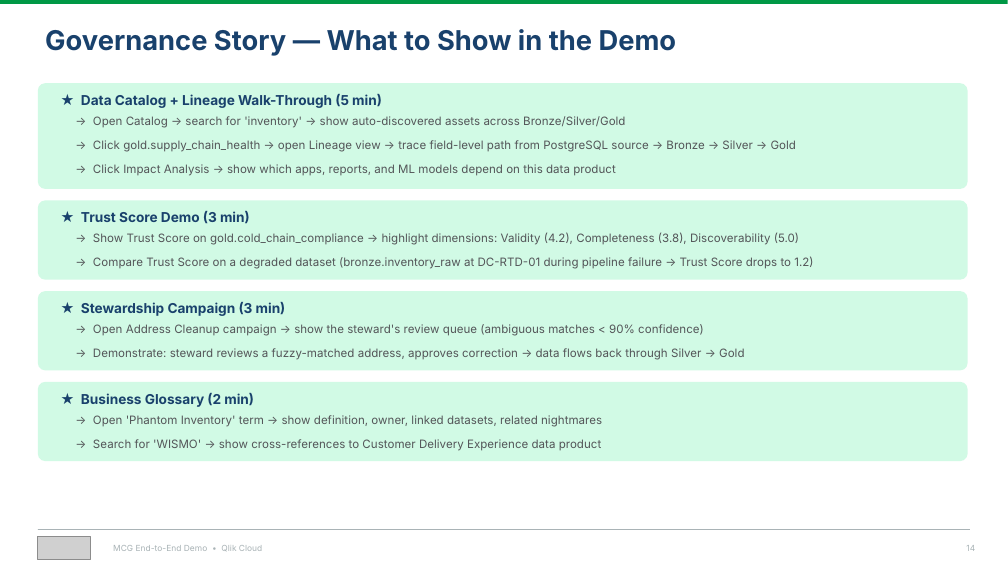
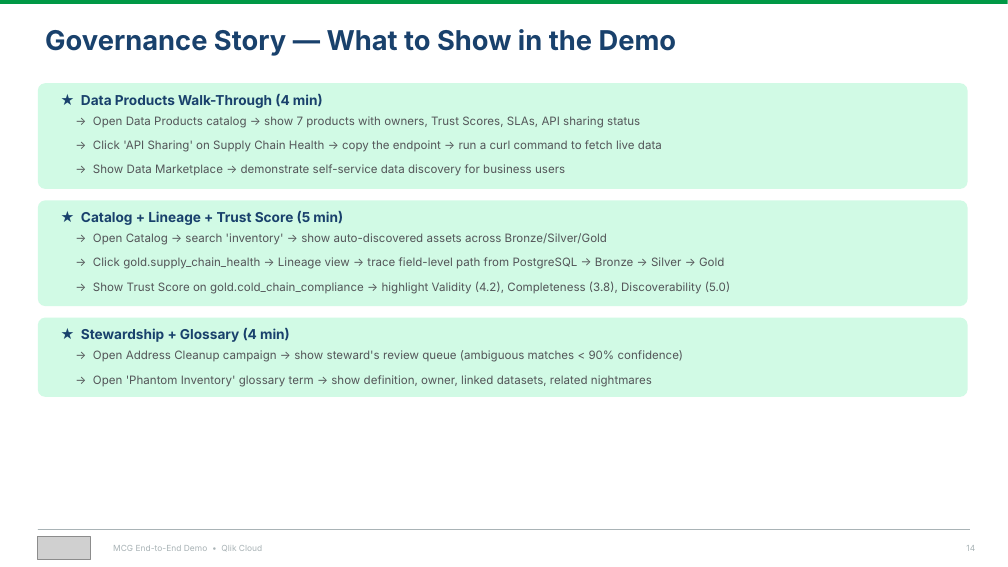
Before and after one commit to robertschoenfeldqlik/meridan_retail_group_qlik_demo_assets, a slide deck: slide 14 of MCG_Demo_Overview_Four_Stories.pptx. Drawn at 1008x567 pixels with LibreOffice and Linux fonts; fonts in the diff are those of the drawing; grey boxes stand for pictures. Boxes give left, top, right and bottom in pixels: in the first picture for what was removed or moved away, otherwise in the second. Text is boxed around its words. In the diff, an @@ line names an element or a change of style, - is before the commit and + after.

```diff
--- a/MCG_Demo_Overview_Four_Stories.pptx
+++ b/MCG_Demo_Overview_Four_Stories.pptx
@@ text at (x1=81, y1=94, x2=323, y2=108): text changed @@
-★ Data Catalog + Lineage Walk-Through (5 min)
+★ Data Products Walk-Through (4 min)
@@ text at (x1=93, y1=116, x2=640, y2=128): text changed @@
-→ Open Catalog → search for 'inventory' → show auto-discovered assets across Bronze/Silver/Gold
+→ Open Data Products catalog → show 7 products with owners, Trust Scores, SLAs, API sharing status
@@ text at (x1=93, y1=140, x2=662, y2=152): text changed @@
-→ Click gold.supply_chain_health → open Lineage view → trace field-level path from PostgreSQL source → Bronze → Silver → Gold
+→ Click 'API Sharing' on Supply Chain Health → copy the endpoint → run a curl command to fetch live data
@@ text at (x1=93, y1=164, x2=565, y2=176): text changed @@
-→ Click Impact Analysis → show which apps, reports, and ML models depend on this data product
+→ Show Data Marketplace → demonstrate self-service data discovery for business users
@@ rounded rectangle resized from (x1=38, y1=200, x2=968, y2=280) to (x1=38, y1=200, x2=968, y2=306) @@
@@ rounded rectangle at (x1=38, y1=200, x2=968, y2=306): proportions changed @@
@@ text at (x1=81, y1=211, x2=343, y2=225): text changed @@
-★ Trust Score Demo (3 min)
+★ Catalog + Lineage + Trust Score (5 min)
@@ text added at (x1=93, y1=233, x2=607, y2=245), 11 pt, text #545659 @@
+→ Open Catalog → search 'inventory' → show auto-discovered assets across Bronze/Silver/Gold
@@ text at (x1=93, y1=257, x2=724, y2=269): text changed @@
-→ Compare Trust Score on a degraded dataset (bronze.inventory_raw at DC-RTD-01 during pipeline failure → Trust Score drops to 1.2)
+→ Click gold.supply_chain_health → Lineage view → trace field-level path from PostgreSQL → Bronze → Silver → Gold
@@ text at (x1=93, y1=281, x2=730, y2=294): text changed @@
-→ Show Trust Score on gold.cold_chain_compliance → highlight dimensions: Validity (4.2), Completeness (3.8), Discoverability (5.0)
+→ Show Trust Score on gold.cold_chain_compliance → highlight Validity (4.2), Completeness (3.8), Discoverability (5.0)
@@ rounded rectangle moved from (x1=38, y1=291, x2=968, y2=371) to (x1=38, y1=318, x2=968, y2=397) @@
@@ text at (x1=81, y1=328, x2=290, y2=342): text changed @@
-★ Stewardship Campaign (3 min)
+★ Stewardship + Glossary (4 min)
@@ text at (x1=93, y1=350, x2=684, y2=362): text changed @@
-→ Open Address Cleanup campaign → show the steward's review queue (ambiguous matches < 90% confidence)
+→ Open Address Cleanup campaign → show steward's review queue (ambiguous matches < 90% confidence)
@@ text removed at (x1=93, y1=348, x2=744, y2=360) @@
-→ Demonstrate: steward reviews a fuzzy-matched address, approves correction → data flows back through Silver → Gold
@@ rounded rectangle removed at (x1=38, y1=382, x2=968, y2=461) @@
@@ text at (x1=93, y1=375, x2=652, y2=387): text changed @@
-→ Open 'Phantom Inventory' term → show definition, owner, linked datasets, related nightmares
+→ Open 'Phantom Inventory' glossary term → show definition, owner, linked datasets, related nightmares
@@ text removed at (x1=81, y1=393, x2=254, y2=407) @@
-★ Business Glossary (2 min)
@@ text removed at (x1=93, y1=439, x2=602, y2=451) @@
-→ Search for 'WISMO' → show cross-references to Customer Delivery Experience data product
```
Also in this commit, not shown: 6 other slides changed.
